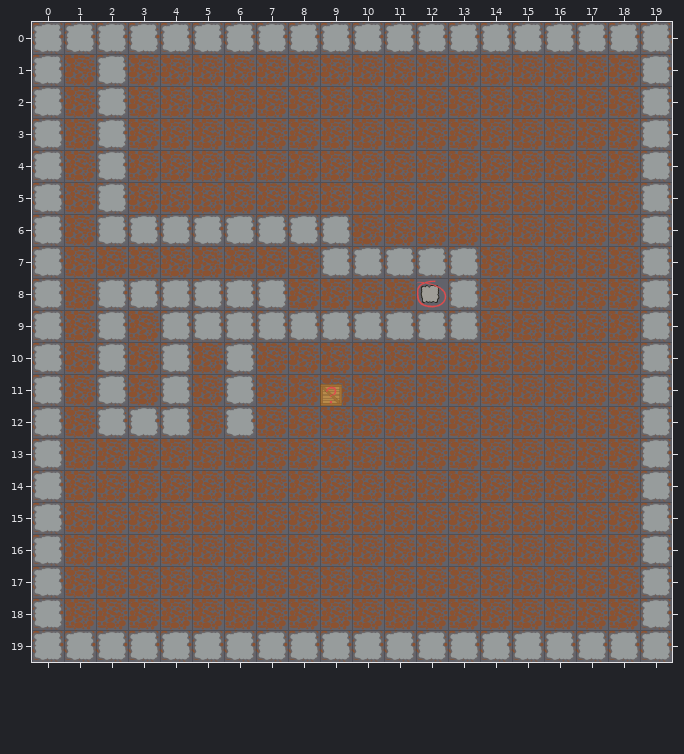
Two states of a Tiled map, assets/map/dirt.tmx. That is the earlier state.
Cells are 64x64 px. Shown: x 0..19, y 0..19.
Now the later version:
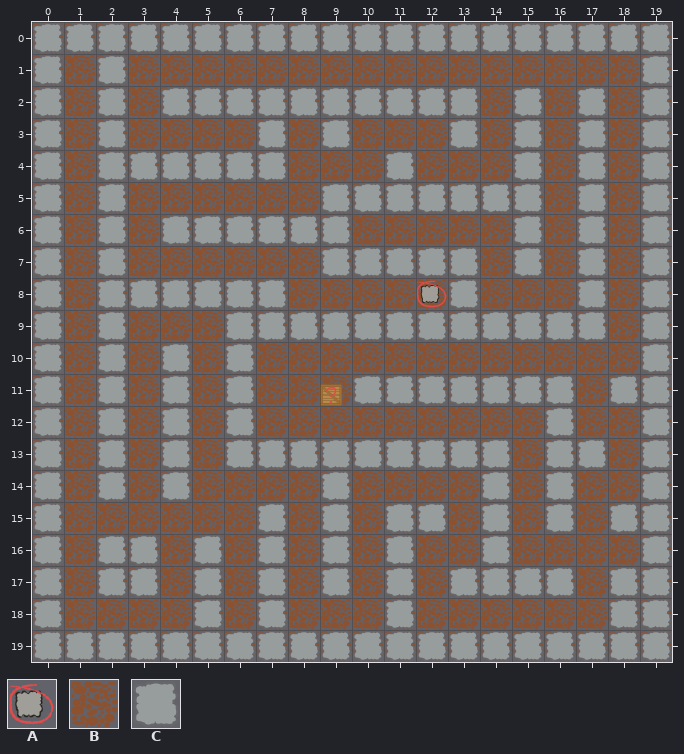
Key: from "ground": A 4 "dirtexit", B 5 "dirtpath", C 6 "dirtwall".
_ is an empty cell.
The exact change:
Layer "floor":
Tile B replaces tile A in row 8 at x 12.
Layer "wall":
Tile C is added in row 2 at x 4 to 13, 15 and 17; in row 3 at x 7, 9, 13, 15 and 17; in row 4 at x 3 to 7, 11, 15 and 17; in row 5 at x 9 to 15 and 17; in row 6 at x 15 and 17; in row 7 at x 2, 15 and 17.
Tile C is added in row 8 at x 17; in row 9 at x 14 to 17; in row 11 at x 10 to 16 and 18; in row 12 at x 16; in row 13 at x 2, 4, 6 to 14 and 16 to 17; in row 14 at x 2, 4, 9, 14 and 16.
Tile C is added in row 15 at x 7, 9, 11 to 12, 14, 16 and 18; in row 16 at x 2 to 3, 5, 7, 9, 11 and 14; in row 17 at x 2 to 3, 5, 7, 9, 11, 13 to 16 and 18; in row 18 at x 5, 7, 11 and 18.
The edit erases tile C in row 6 at x 3; in row 9 at x 4 to 5; in row 12 at x 3.
Layer "objects":
Tile A is added in row 8 at x 12.
